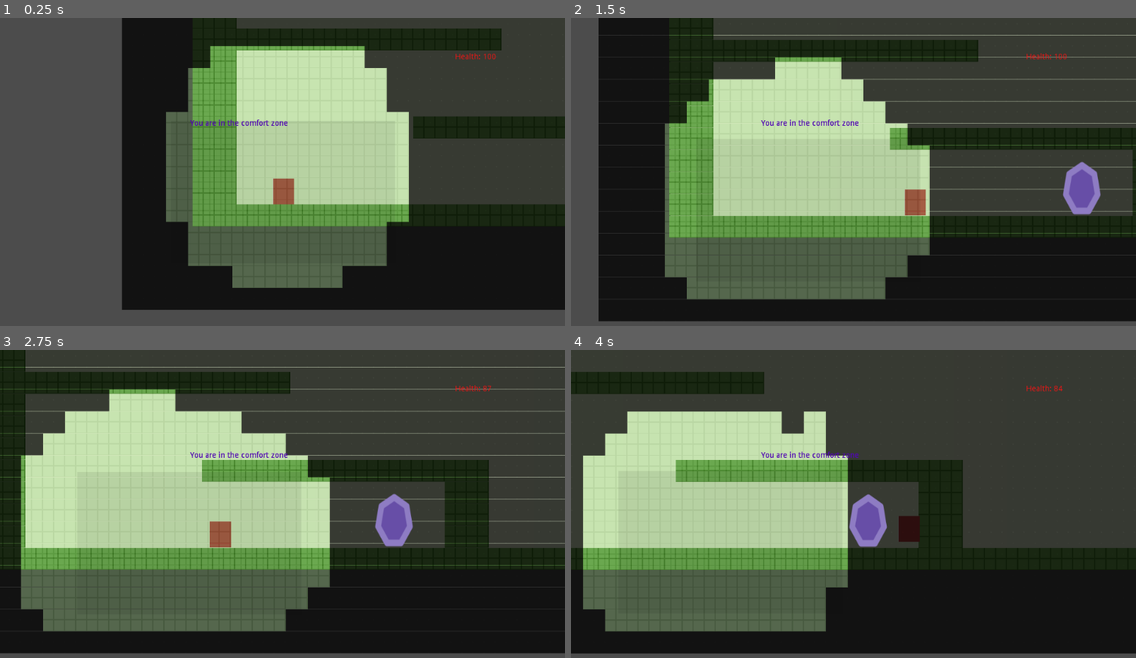
Above: before the commit, frames 1-4 (two rows, left to right).
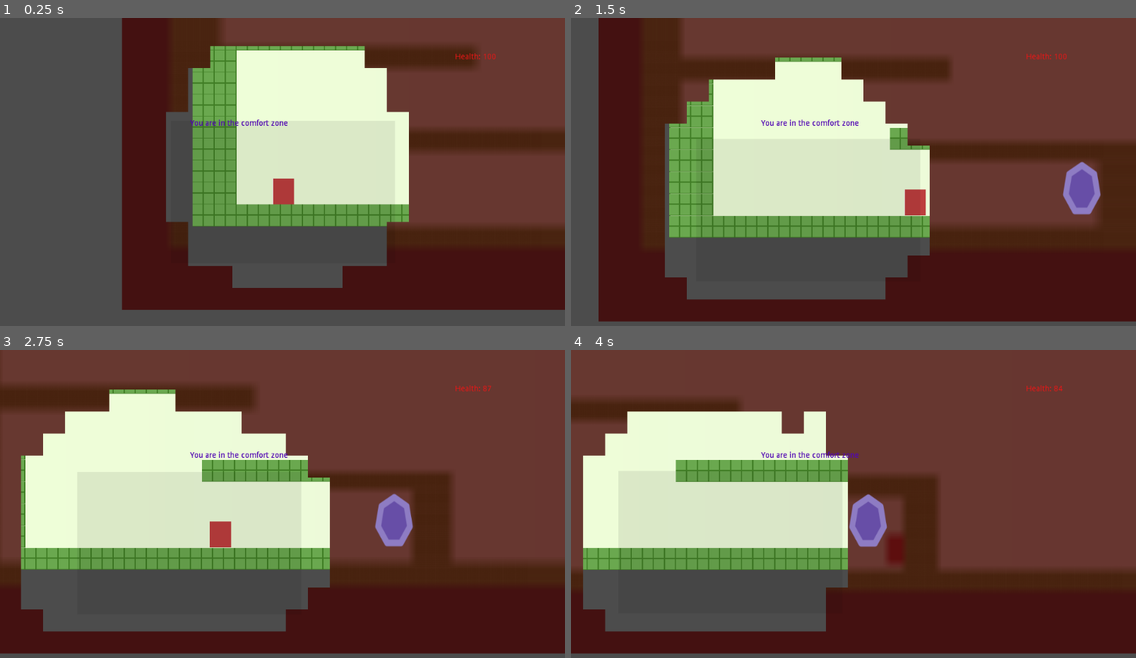
Above: after the commit, the same moments.

Repository: glitchcore/comfort
Game: Godot game, scene res://Scenes/BaseLevel.tscn
Two runs of this game, one before a commit and one after it. Both use one fixed random seed, a clock stepped at 60 frames per second and the inputs below.
Inputs:
- Up to frame 1 (0.25 s): no input
- Up to frame 2 (1.5 s): hold Right (ui_right) from 0.53 s (still down); tap Space (jump) at 0.77 s
- Up to frame 3 (2.75 s): tap Space (jump) at 1.52 s; release Right (ui_right) at 2.03 s; hold Left (ui_left) from 2.03 s (still down)
- Up to frame 4 (4 s): release Left (ui_left) at 2.78 s; hold Right (ui_right) from 2.78 s (still down); tap Space (jump) at 3.02, 3.77 s

The runs differ from the first frame. In frame 1, 65% of the frame differs, in the area x 21-100%, y 0-95%; in frame 2, 83%; in frame 3, 89%; in frame 4, 90%, in the area x 0-100%, y 0-99%.

Commit message:
add space shader

Diff:
--- a/Actors/Space.gd
+++ b/Actors/Space.gd
@@ -91,6 +91,8 @@
 const SHRINK_ACCELERATION = 5
 
 func _process(delta: float) -> void:
+	self.material.set_shader_param("time", Time.get_ticks_msec() / 1000.0)
+
 	if Input.is_action_just_pressed("ui_up"):
 		target_space_size += SPACE_STEP
 	if Input.is_action_just_pressed("ui_down"):
--- a/Actors/Space.tscn
+++ b/Actors/Space.tscn
@@ -1,10 +1,60 @@
-[gd_scene load_steps=3 format=2]
+[gd_scene load_steps=5 format=2]
 
 [ext_resource path="res://Assets/BaseTilemap.tres" type="TileSet" id=1]
 [ext_resource path="res://Actors/Space.gd" type="Script" id=2]
 
+[sub_resource type="Shader" id=1]
+code = "shader_type canvas_item;
+
+uniform float time;
+
+vec2 random(vec2 uv){
+    uv = vec2( dot(uv, vec2(127.1,311.7) ),
+               dot(uv, vec2(269.5,183.3) ) );
+    return -1.0 + 2.0 * fract(sin(uv) * 43758.5453123);
+}
+
+float noise(vec2 uv) {
+    vec2 uv_index = floor(uv);
+    vec2 uv_fract = fract(uv);
+
+    vec2 blur = smoothstep(0.0, 1.0, uv_fract);
+
+    return mix( mix( dot( random(uv_index + vec2(0.0,0.0) ), uv_fract - vec2(0.0,0.0) ),
+                     dot( random(uv_index + vec2(1.0,0.0) ), uv_fract - vec2(1.0,0.0) ), blur.x),
+                mix( dot( random(uv_index + vec2(0.0,1.0) ), uv_fract - vec2(0.0,1.0) ),
+                     dot( random(uv_index + vec2(1.0,1.0) ), uv_fract - vec2(1.0,1.0) ), blur.x), blur.y) + 0.5;
+}
+
+void fragment() {
+	vec3 screen_color = vec3(0.0);
+	const int BLUR_KERNEL = 3;
+	for(int x = -BLUR_KERNEL; x < BLUR_KERNEL; x++) {
+		for(int y = -BLUR_KERNEL; y < BLUR_KERNEL; y++) {
+			screen_color += texture(
+				SCREEN_TEXTURE,
+				SCREEN_UV + vec2(float(x), float(y)) * SCREEN_PIXEL_SIZE * 3. +
+				0.1 * vec2(
+					noise(vec2(SCREEN_UV.x * 3., 2. * sin(time * 4.) * SCREEN_UV.x)),
+					noise(vec2(SCREEN_UV.y * 3., 2. * cos(time * 3.) * SCREEN_UV.y))
+				)
+
+			).rgb / float((BLUR_KERNEL * 2 + 1) * (BLUR_KERNEL * 2 + 1));
+		}
+	}
+	// color += texture(SCREEN_TEXTURE, SCREEN_UV).rgb;
+
+	COLOR = vec4(vec3(0.), 1.);
+	COLOR.rgb += screen_color * 0.3;
+	COLOR.rgb += vec3(0.2, 0., 0.);
+}"
+
+[sub_resource type="ShaderMaterial" id=2]
+shader = SubResource( 1 )
+shader_param/time = null
+
 [node name="SpaceMap" type="TileMap"]
-modulate = Color( 0, 0, 0, 0.768627 )
+material = SubResource( 2 )
 tile_set = ExtResource( 1 )
 cell_size = Vector2( 40, 40 )
 collision_layer = 4
--- a/Autoload/PlayerData.gd
+++ b/Autoload/PlayerData.gd
@@ -32,7 +32,7 @@
 
 
 func take_damage(impact: int):
-	var damage = int(HP_MAX * impact / 100)
+	var damage = int(HP_MAX * impact / 100.0)
 	var prev_hp = hp
 	hp -= damage
 	hp = clamp(hp, 0, HP_MAX)
--- a/Scenes/BaseLevel.tscn
+++ b/Scenes/BaseLevel.tscn
@@ -95,6 +95,7 @@
 position = Vector2( -128, 112 )
 
 [node name="SpaceWall" type="TileMap" parent="."]
+visible = false
 modulate = Color( 1, 1, 1, 0.298039 )
 position = Vector2( -128, 112 )
 tile_set = ExtResource( 9 )
